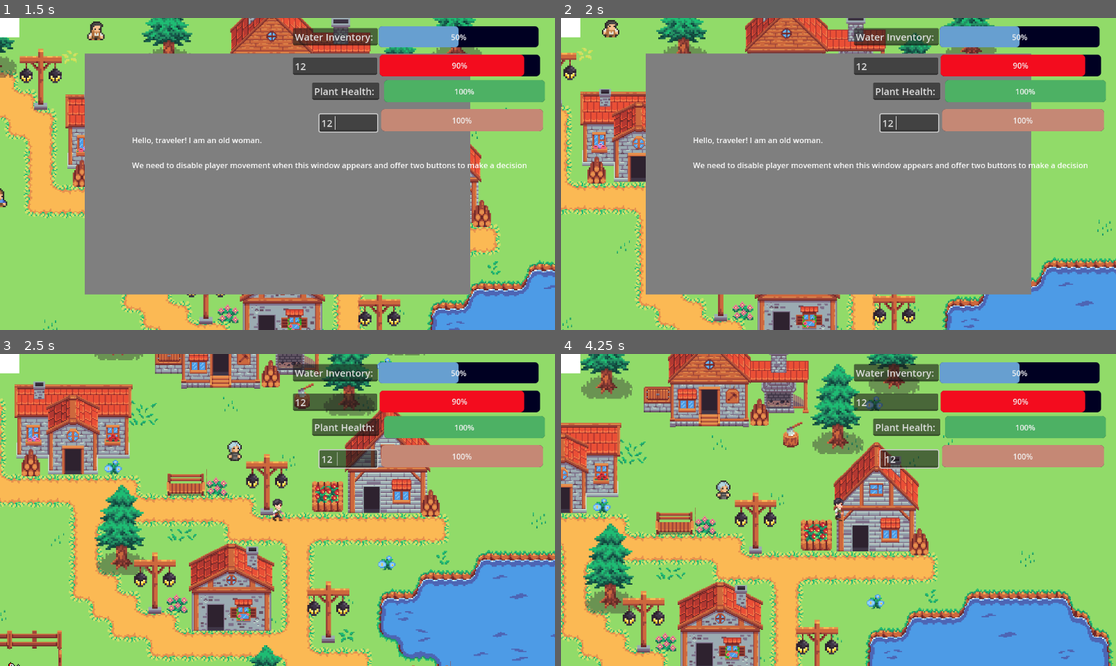
Above: before the commit, frames 1-4 (two rows, left to right).
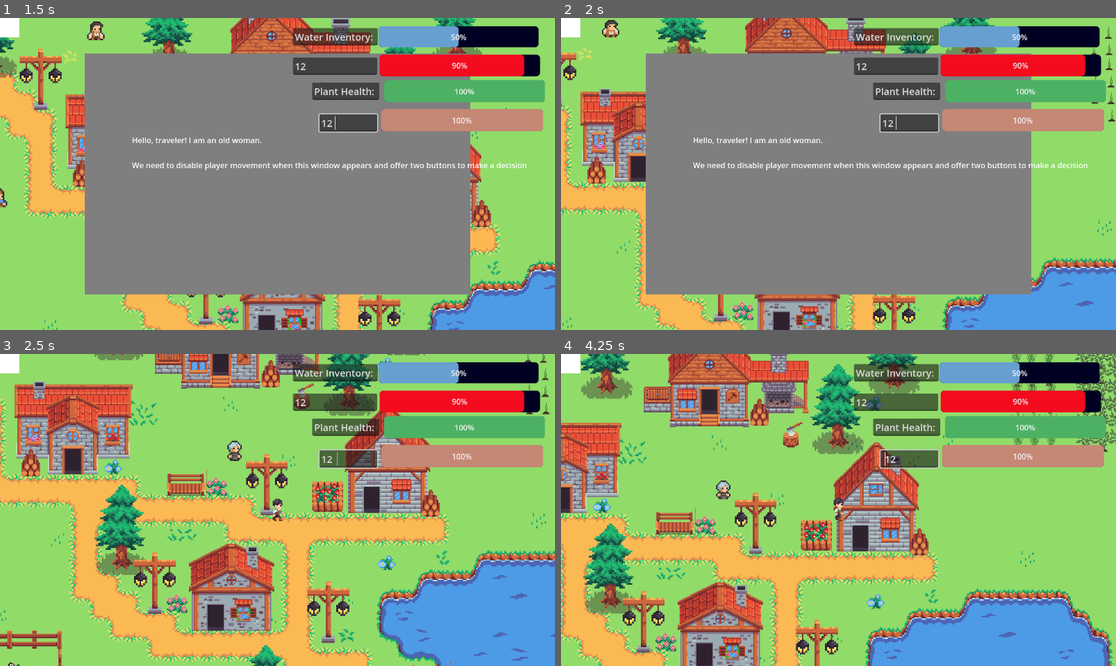
Above: after the commit, the same moments.

Repository: Sakesh-A/Game-Jam-Repo
Game: Godot game, scene res://scenes/game.tscn
Same seed, same stepped clock (60 frames per second), same inputs: the game is played once before the commit and once after it.
Inputs (mouse positions are in pixels of both pictures, inside the frame that each line leads up to):
- Up to frame 1 (1.5 s): click (333, 64) at 0.52 s; type "12" at 0.6 s; click (349, 124) at 0.75 s; type "12" at 0.83 s; hold Right (ui_right) from 1.28 s (still down); tap Space (interact) at 1.35 s
- Up to frame 2 (2 s): keep holding Right (ui_right)
- Up to frame 3 (2.5 s): release Right (ui_right) at 2.03 s; hold Down (ui_down) from 2.03 s (still down); tap Space (interact) at 2.1 s
- Up to frame 4 (4.25 s): release Down (ui_down) at 2.78 s; hold Right (ui_right) 2.78-3.53 s; tap Space (interact) at 2.85, 3.6 s; hold Up (ui_up) from 3.53 s (still down)

Frame 1 is identical in both runs. In frame 2, 0.1% of the frame differs, in the area x 95-100%, y 2-34%; in frame 3, less than 0.1%; in frame 4, 1.0%, in the area x 81-100%, y 0-32%.

Commit message:
potatoes and onions

Diff:
--- a/scenes/game.tscn
+++ b/scenes/game.tscn
@@ -1,33 +1,35 @@
-[gd_scene load_steps=37 format=3 uid="uid://cmisf2swqak7u"]
-
-[ext_resource type="Script" path="res://scripts/dialouge_box.gd" id="1_p57ef"]
+[gd_scene load_steps=39 format=3 uid="uid://cmisf2swqak7u"]
+
+[ext_resource type="Script" uid="uid://bnqvhus63h3i0" path="res://scripts/dialouge_box.gd" id="1_p57ef"]
 [ext_resource type="PackedScene" uid="uid://dfw2o7eoxxn6g" path="res://tile_map.tscn" id="1_txyxy"]
 [ext_resource type="PackedScene" uid="uid://d2jxw073qk3kf" path="res://scenes/player.tscn" id="1_uwrxv"]
-[ext_resource type="Script" path="res://scripts/Water_bar.gd" id="2_u5sy4"]
+[ext_resource type="Script" uid="uid://dej48tc2kyvnq" path="res://scripts/Water_bar.gd" id="2_u5sy4"]
 [ext_resource type="PackedScene" uid="uid://dmg1sfr2q6g1m" path="res://scenes/tree.tscn" id="2_yqjtg"]
 [ext_resource type="PackedScene" uid="uid://bvpvgirp14b33" path="res://scenes/farmer.tscn" id="3_lnu2h"]
-[ext_resource type="Script" path="res://scripts/soil_health.gd" id="3_vtaks"]
+[ext_resource type="Script" uid="uid://0xojn8gtfu2i" path="res://scripts/soil_health.gd" id="3_vtaks"]
 [ext_resource type="PackedScene" uid="uid://c8jr41286oi7o" path="res://scenes/old_woman.tscn" id="4_iywne"]
-[ext_resource type="Script" path="res://scripts/plant_health.gd" id="4_kvpfn"]
-[ext_resource type="Script" path="res://scripts/livestock_health.gd" id="5_dinhu"]
+[ext_resource type="Script" uid="uid://d2qewnu44uixs" path="res://scripts/plant_health.gd" id="4_kvpfn"]
+[ext_resource type="Script" uid="uid://dpx7qwcbd5f14" path="res://scripts/livestock_health.gd" id="5_dinhu"]
 [ext_resource type="PackedScene" uid="uid://ug02kkc308df" path="res://scenes/villager_man.tscn" id="5_p57ef"]
 [ext_resource type="PackedScene" uid="uid://byxebdomsn5hh" path="res://scenes/chicken.tscn" id="7_qnb83"]
-[ext_resource type="PackedScene" path="res://scenes/house1.tscn" id="8_ka531"]
-[ext_resource type="PackedScene" path="res://scenes/house2.tscn" id="9_xfgfn"]
-[ext_resource type="PackedScene" path="res://scenes/house3.tscn" id="10_3bf6p"]
-[ext_resource type="PackedScene" path="res://scenes/animal_pen_top.tscn" id="11_myqph"]
-[ext_resource type="PackedScene" path="res://scenes/animal_pen_side.tscn" id="12_0xud7"]
-[ext_resource type="PackedScene" path="res://scenes/light_pole.tscn" id="13_wm60a"]
-[ext_resource type="PackedScene" path="res://scenes/flower_bed.tscn" id="14_o7md6"]
-[ext_resource type="PackedScene" path="res://scenes/flower1.tscn" id="15_psqdk"]
-[ext_resource type="PackedScene" path="res://scenes/chair_bench.tscn" id="16_s3mr8"]
-[ext_resource type="PackedScene" path="res://scenes/house4.tscn" id="17_us0lq"]
-[ext_resource type="PackedScene" path="res://scenes/bushes_top.tscn" id="18_86lrx"]
-[ext_resource type="PackedScene" path="res://scenes/bushes_side.tscn" id="19_56k38"]
-[ext_resource type="PackedScene" path="res://scenes/logstack.tscn" id="20_e6ajy"]
-[ext_resource type="PackedScene" path="res://scenes/axe_logs.tscn" id="21_tcmcr"]
-[ext_resource type="PackedScene" path="res://scenes/flower2.tscn" id="22_jrdmb"]
+[ext_resource type="PackedScene" uid="uid://c47uv3ufjn4ce" path="res://scenes/house1.tscn" id="8_ka531"]
+[ext_resource type="PackedScene" uid="uid://cimwvqb08sgtf" path="res://scenes/house2.tscn" id="9_xfgfn"]
+[ext_resource type="PackedScene" uid="uid://ctfuv5q6tlrwc" path="res://scenes/house3.tscn" id="10_3bf6p"]
+[ext_resource type="PackedScene" uid="uid://w1nsqy7inq2w" path="res://scenes/animal_pen_top.tscn" id="11_myqph"]
+[ext_resource type="PackedScene" uid="uid://ywy1py7dbanl" path="res://scenes/animal_pen_side.tscn" id="12_0xud7"]
+[ext_resource type="PackedScene" uid="uid://c58pm5fl5f3sm" path="res://scenes/light_pole.tscn" id="13_wm60a"]
+[ext_resource type="PackedScene" uid="uid://c7fsq6pbujp8f" path="res://scenes/flower_bed.tscn" id="14_o7md6"]
+[ext_resource type="PackedScene" uid="uid://bj44unxipropt" path="res://scenes/flower1.tscn" id="15_psqdk"]
+[ext_resource type="PackedScene" uid="uid://vw5mmk17pjae" path="res://scenes/chair_bench.tscn" id="16_s3mr8"]
+[ext_resource type="PackedScene" uid="uid://bo0aqquqqtd8u" path="res://scenes/house4.tscn" id="17_us0lq"]
+[ext_resource type="PackedScene" uid="uid://0tfkyggbo3aw" path="res://scenes/bushes_top.tscn" id="18_86lrx"]
+[ext_resource type="PackedScene" uid="uid://bfh8rkgo6nv7u" path="res://scenes/bushes_side.tscn" id="19_56k38"]
+[ext_resource type="PackedScene" uid="uid://dhprhad4nsj0i" path="res://scenes/logstack.tscn" id="20_e6ajy"]
+[ext_resource type="PackedScene" uid="uid://eit51i4l4ru2" path="res://scenes/axe_logs.tscn" id="21_tcmcr"]
+[ext_resource type="PackedScene" uid="uid://bkq2w2w1vhr4d" path="res://scenes/flower2.tscn" id="22_jrdmb"]
 [ext_resource type="PackedScene" uid="uid://bxqul35lpirq0" path="res://scenes/water_source.tscn" id="28_1lmdh"]
+[ext_resource type="PackedScene" uid="uid://dlv4c1hfai13r" path="res://scenes/potatos.tscn" id="29_suyxu"]
+[ext_resource type="PackedScene" uid="uid://daq8tlouvmmen" path="res://scenes/onion.tscn" id="30_sgl2t"]
 
 [sub_resource type="StyleBoxFlat" id="StyleBoxFlat_gee14"]
 bg_color = Color(0, 0, 0.133333, 1)
@@ -631,3 +633,111 @@
 
 [node name="Water Source15" parent="." instance=ExtResource("28_1lmdh")]
 position = Vector2(2496, 1560)
+
+[node name="Potatos" parent="." instance=ExtResource("29_suyxu")]
+position = Vector2(3101, 177)
+
+[node name="Potatos2" parent="." instance=ExtResource("29_suyxu")]
+position = Vector2(3104, 238)
+
+[node name="Potatos3" parent="." instance=ExtResource("29_suyxu")]
+position = Vector2(3104, 311)
+
+[node name="Potatos4" parent="." instance=ExtResource("29_suyxu")]
+position = Vector2(3104, 382)
+
+[node name="Potatos5" parent="." instance=ExtResource("29_suyxu")]
+position = Vector2(3113, 450)
+
+[node name="Potatos6" parent="." instance=ExtResource("29_suyxu")]
+position = Vector2(3113, 521)
+
+[node name="Potatos7" parent="." instance=ExtResource("29_suyxu")]
+position = Vector2(3029, 180)
+
+[node name="Potatos8" parent="." instance=ExtResource("29_suyxu")]
+position = Vector2(3031, 242)
+
+[node name="Potatos9" parent="." instance=ExtResource("29_suyxu")]
+position = Vector2(3038, 311)
+
+[node name="Potatos10" parent="." instance=ExtResource("29_suyxu")]
+position = Vector2(3042, 386)
+
+[node name="Potatos11" parent="." instance=ExtResource("29_suyxu")]
+position = Vector2(3042, 450)
+
+[node name="Potatos12" parent="." instance=ExtResource("29_suyxu")]
+position = Vector2(3044, 523)
+
+[node name="Potatos13" parent="." instance=ExtResource("29_suyxu")]
+position = Vector2(2969, 176)
+
+[node name="Potatos14" parent="." instance=ExtResource("29_suyxu")]
+position = Vector2(2967, 244)
+
+[node name="Potatos15" parent="." instance=ExtResource("29_suyxu")]
+position = Vector2(2969, 311)
+
+[node name="Potatos16" parent="." instance=ExtResource("29_suyxu")]
+position = Vector2(2973, 390)
+
+[node name="Potatos17" parent="." instance=ExtResource("29_suyxu")]
+position = Vector2(2973, 459)
+
+[node name="Potatos18" parent="." instance=ExtResource("29_suyxu")]
+position = Vector2(2973, 521)
+
+[node name="onion" parent="." instance=ExtResource("30_sgl2t")]
+position = Vector2(2815, 181)
+
+[node name="onion2" parent="." instance=ExtResource("30_sgl2t")]
+position = Vector2(2817, 249)
+
+[node name="onion3" parent="." instance=ExtResource("30_sgl2t")]
+position = Vector2(2825, 310)
+
+[node name="onion4" parent="." instance=ExtResource("30_sgl2t")]
+position = Vector2(2823, 390)
+
+[node name="onion5" parent="." instance=ExtResource("30_sgl2t")]
+position = Vector2(2823, 456)
+
+[node name="onion6" parent="." instance=ExtResource("30_sgl2t")]
+position = Vector2(2826, 523)
+
+[node name="onion7" parent="." instance=ExtResource("30_sgl2t")]
+position = Vector2(2742, 184)
+
+[node name="onion8" parent="." instance=ExtResource("30_sgl2t")]
+position = Vector2(2745, 252)
+
+[node name="onion9" parent="." instance=ExtResource("30_sgl2t")]
+position = Vector2(2745, 314)
+
+[node name="onion10" parent="." instance=ExtResource("30_sgl2t")]
+position = Vector2(2753, 386)
+
+[node name="onion11" parent="." instance=ExtResource("30_sgl2t")]
+position = Vector2(2753, 455)
+
+[node name="onion12" parent="." instance=ExtResource("30_sgl2t")]
+position = Vector2(2756, 527)
+
+[node name="onion13" parent="." instance=ExtResource("30_sgl2t")]
+position = Vector2(2680, 182)
+
+[node name="onion14" parent="." instance=ExtResource("30_sgl2t")]
+position = Vector2(2682, 253)
+
+[node name="onion15" parent="." instance=ExtResource("30_sgl2t")]
+position = Vector2(2682, 313)
+
+[node name="onion16" parent="." instance=ExtResource("30_sgl2t")]
+position = Vector2(2688, 385)
+
+[node name="onion17" parent="." instance=ExtResource("30_sgl2t")]
+position = Vector2(2686, 454)
+
+[node name="onion18" parent="." instance=ExtResource("30_sgl2t")]
+position = Vector2(2688, 528)
--- /dev/null
+++ b/scenes/onion.tscn
@@ -0,0 +1,44 @@
+[gd_scene load_steps=9 format=3 uid="uid://daq8tlouvmmen"]
+
+[ext_resource type="Script" uid="uid://ct6eiat26qhyk" path="res://scripts/onion.gd" id="1_oa5ki"]
+[ext_resource type="Texture2D" uid="uid://ctr1sy6ga2t13" path="res://assets/sprites/onion/onion_1.png" id="1_wllmv"]
+[ext_resource type="Texture2D" uid="uid://cp6amsxgwl6ap" path="res://assets/sprites/onion/onion_2.png" id="2_oa5ki"]
+[ext_resource type="Texture2D" uid="uid://44kln0nkvur5" path="res://assets/sprites/onion/onion_3.png" id="3_vowok"]
+[ext_resource type="Texture2D" uid="uid://dwk4ius36s16q" path="res://assets/sprites/onion/onion_4.png" id="4_q7hrc"]
+[ext_resource type="Texture2D" uid="uid://bylvrvlo1vftv" path="res://assets/sprites/onion/onion_5.png" id="5_vs0lf"]
+[ext_resource type="Texture2D" uid="uid://bcwqnifvl7v68" path="res://assets/sprites/onion/onion_6.png" id="6_o4yjx"]
+
+[sub_resource type="SpriteFrames" id="SpriteFrames_bxlfa"]
+animations = [{
+"frames": [{
+"duration": 1.0,
+"texture": ExtResource("1_wllmv")
+}, {
+"duration": 1.0,
+"texture": ExtResource("2_oa5ki")
+}, {
+"duration": 1.0,
+"texture": ExtResource("3_vowok")
+}, {
+"duration": 1.0,
+"texture": ExtResource("4_q7hrc")
+}, {
+"duration": 1.0,
+"texture": ExtResource("5_vs0lf")
+}, {
+"duration": 1.0,
+"texture": ExtResource("6_o4yjx")
+}],
+"loop": true,
+"name": &"default",
+"speed": 5.0
+}]
+
+[node name="onion" type="StaticBody2D"]
+script = ExtResource("1_oa5ki")
+
+[node name="AnimatedSprite2D" type="AnimatedSprite2D" parent="."]
+scale = Vector2(3, 3)
+sprite_frames = SubResource("SpriteFrames_bxlfa")
+
+[node name="CollisionShape2D" type="CollisionShape2D" parent="."]
--- /dev/null
+++ b/scenes/potatos.tscn
@@ -0,0 +1,53 @@
+[gd_scene load_steps=11 format=3 uid="uid://dlv4c1hfai13r"]
+
+[ext_resource type="Texture2D" uid="uid://c02y15p2li7jr" path="res://assets/sprites/potato/potato_1.png" id="1_ioajt"]
+[ext_resource type="Script" uid="uid://dcj4lcsm5jbsg" path="res://scripts/potatos.gd" id="1_nk8iv"]
+[ext_resource type="Texture2D" uid="uid://cidbn73ptxneu" path="res://assets/sprites/potato/potato_2.png" id="2_nk8iv"]
+[ext_resource type="Texture2D" uid="uid://bach2hfydm16r" path="res://assets/sprites/potato/potato_3.png" id="3_qh4v4"]
+[ext_resource type="Texture2D" uid="uid://ckjrpe6d1gljn" path="res://assets/sprites/potato/potato_4.png" id="4_a7vcx"]
+[ext_resource type="Texture2D" uid="uid://clbchw385mnnd" path="res://assets/sprites/potato/potato_5.png" id="5_dnclq"]
+[ext_resource type="Texture2D" uid="uid://2l86h2kh5l6a" path="res://assets/sprites/potato/potato_6.png" id="6_f1gxd"]
+[ext_resource type="Texture2D" uid="uid://imfsigr82i52" path="res://assets/sprites/potato/potato_7.png" id="7_11jt4"]
+
+[sub_resource type="SpriteFrames" id="SpriteFrames_7gm2j"]
+animations = [{
+"frames": [{
+"duration": 1.0,
+"texture": ExtResource("1_ioajt")
+}, {
+"duration": 1.0,
+"texture": ExtResource("2_nk8iv")
+}, {
+"duration": 1.0,
+"texture": ExtResource("3_qh4v4")
+}, {
+"duration": 1.0,
+"texture": ExtResource("4_a7vcx")
+}, {
+"duration": 1.0,
+"texture": ExtResource("5_dnclq")
+}, {
+"duration": 1.0,
+"texture": ExtResource("6_f1gxd")
+}, {
+"duration": 1.0,
+"texture": ExtResource("7_11jt4")
+}],
+"loop": true,
+"name": &"Growing",
+"speed": 5.0
+}]
+
+[sub_resource type="CircleShape2D" id="CircleShape2D_ubo4f"]
+
+[node name="Potatos" type="StaticBody2D"]
+scale = Vector2(3, 3)
+script = ExtResource("1_nk8iv")
+
+[node name="AnimatedSprite2D" type="AnimatedSprite2D" parent="."]
+sprite_frames = SubResource("SpriteFrames_7gm2j")
+animation = &"Growing"
+
+[node name="CollisionShape2D" type="CollisionShape2D" parent="."]
+position = Vector2(0, 12)
+shape = SubResource("CircleShape2D_ubo4f")
--- /dev/null
+++ b/scripts/onion.gd
@@ -0,0 +1,21 @@
+extends StaticBody2D
+
+@onready var onion_sprite = $AnimatedSprite2D
+var growth_stage = 0
+var max_stages = 6
+var growth_time = 1.0
+
+func _ready():
+	start_growth_cycle()
+
+func start_growth_cycle():
+	var timer = Timer.new()
+	timer.wait_time = growth_time
+	timer.autostart = true
+	timer.one_shot = false
+	timer.timeout.connect(_grow)
+	add_child(timer)
+
+func _grow():
+	growth_stage = (growth_stage + 1) % max_stages
+	onion_sprite.frame = growth_stage
--- /dev/null
+++ b/scripts/potatos.gd
@@ -0,0 +1,21 @@
+extends StaticBody2D
+
+@onready var potato_sprite = $AnimatedSprite2D
+var growth_stage = 0
+var max_stages = 7
+var growth_time = 1.0
+
+func _ready():
+	start_growth_cycle()
+
+func start_growth_cycle():
+	var timer = Timer.new()
+	timer.wait_time = growth_time
+	timer.autostart = true
+	timer.one_shot = false
+	timer.timeout.connect(_grow)
+	add_child(timer)
+
+func _grow():
+	growth_stage = (growth_stage + 1) % max_stages
+	potato_sprite.frame = growth_stage
Binary file added: assets/sprites/onion/onion_1.png
Not shown, added: assets/sprites/onion/onion_1.png.import
Binary file added: assets/sprites/onion/onion_2.png
Not shown, added: assets/sprites/onion/onion_2.png.import
Binary file added: assets/sprites/onion/onion_3.png
Not shown, added: assets/sprites/onion/onion_3.png.import
Binary file added: assets/sprites/onion/onion_4.png
Not shown, added: assets/sprites/onion/onion_4.png.import
Binary file added: assets/sprites/onion/onion_5.png
Not shown, added: assets/sprites/onion/onion_5.png.import
Binary file added: assets/sprites/onion/onion_6.png
Not shown, added: assets/sprites/onion/onion_6.png.import
(and 16 more such lines)
